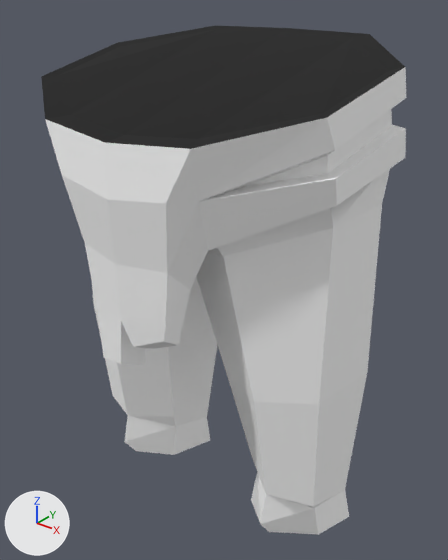
A saved change to the glTF model client/public/models/parts/modular-fantasy-hero__SK_Chr_Hips_Male_00.glb.
Rendered twice from a 50 mm camera at (39.9, -46.3, 98.3) aimed at (0.4, 3.0, 67.8). Lighting does not change. The marker at lower left points along +X, +Y and +Z. The older version comes first. Vertices at exactly the same position are counted once.

In view in the first picture: 'SK_Chr_Hips_Male_00'.
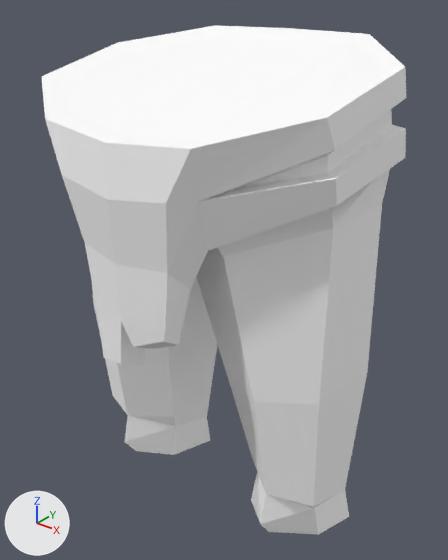
What changed in the scene script:
```text
Change mat_character:
    where n0 = _N.new('ShaderNodeBsdfPrincipled'); n0.name = 'Principled BSDF'
    add n0.inputs[0].default_value = (1.0, 1.0, 1.0, 1.0)  # 'Base Color', white #ffffff
    remove n2 = _N.new('ShaderNodeVertexColor'); n2.name = 'Color Attribute'
    remove _L.new(n2.outputs[0], n0.inputs[0])  # 'Color' to 'Base Color'
Change me_mesh_0:
    where me_mesh_0.from_pydata(...)  # 136 vertices, 276 faces; spans x -18.1..18.1, y -12.5..15.5, z 38.1..93.6
    used by ob_sk_chr_hips_male_00; location = (0.0, 0.0, 0.0)
    me_mesh_0 part 1: vertex colours changed
```

Changed parts and their boxes [x1, y1, x2, y2] in the pictures (448 x 560 px):
'SK_Chr_Hips_Male_00', recoloured (lighter)
    both: [41, 25, 406, 152]
